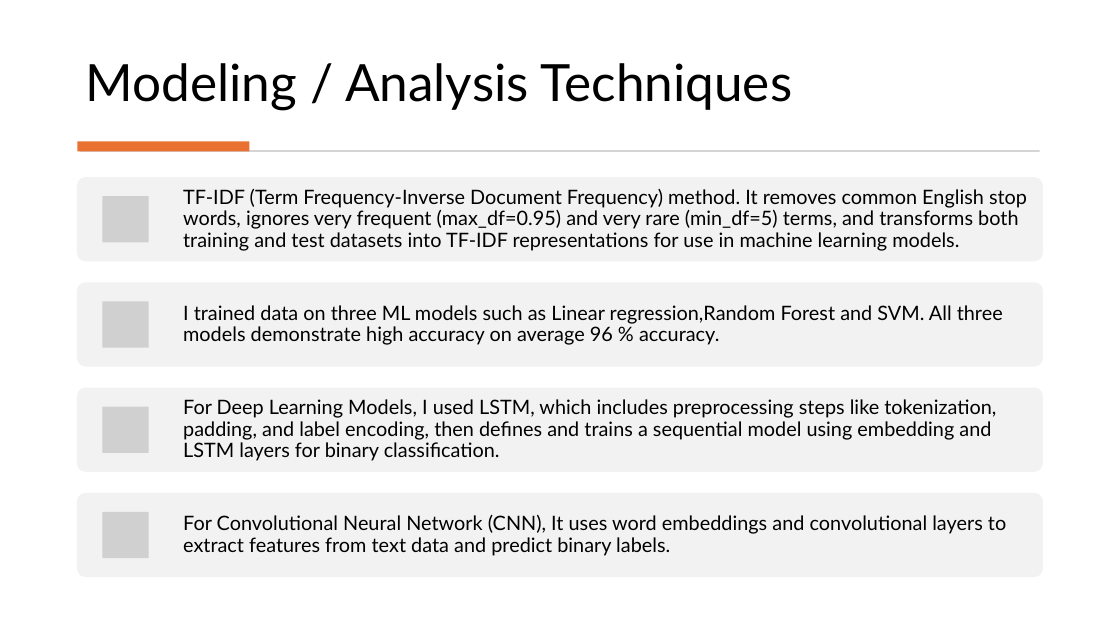
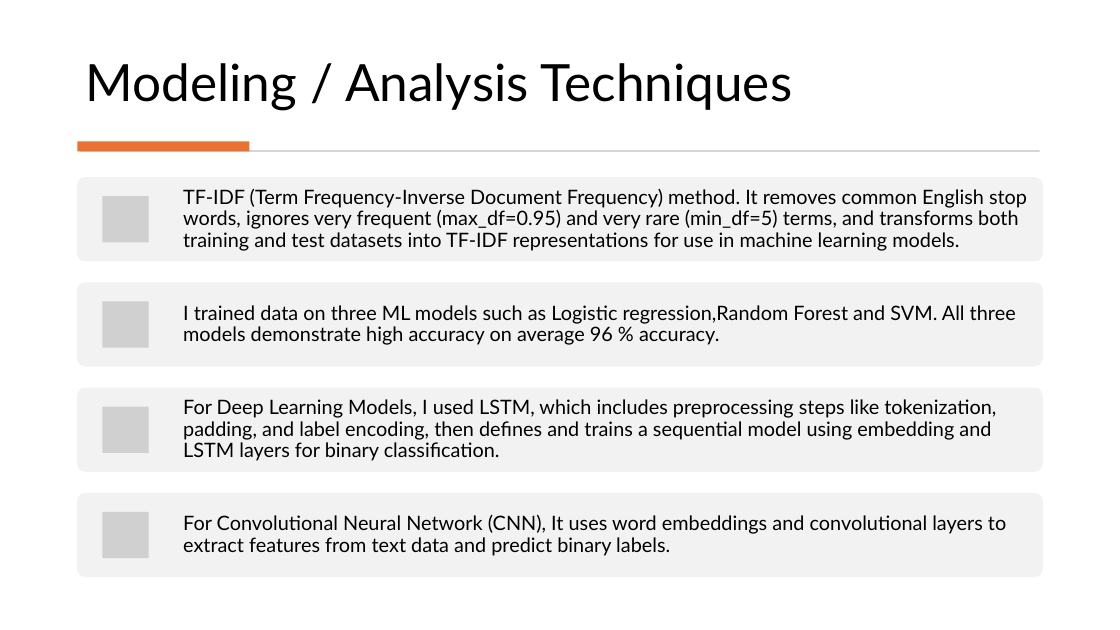
Before and after one commit to Vishnu-Bijjam/Capstone_Project_Vishnu, a slide deck: slide 6 of Capstone PPT Vishnu.pptx. Drawn at 1120x630 pixels with LibreOffice and Linux fonts; fonts in the diff are those of the drawing; grey boxes stand for pictures. Boxes give left, top, right and bottom in pixels: in the first picture for what was removed or moved away, otherwise in the second. Text is boxed around its words. In the diff, an @@ line names an element or a change of style, - is before the commit and + after.

```diff
--- a/Capstone PPT Vishnu.pptx
+++ b/Capstone PPT Vishnu.pptx
@@ text at [183,305,1016,345]: text changed @@
-I trained data on three ML models such as Linear regression,Random Forest and SVM. All three models demonstrate high accuracy on average 96 % accuracy.
+I trained data on three ML models such as Logistic regression,Random Forest and SVM. All three models demonstrate high accuracy on average 96 % accuracy.
```
Also in this commit, not shown: 1 other slide changed.
